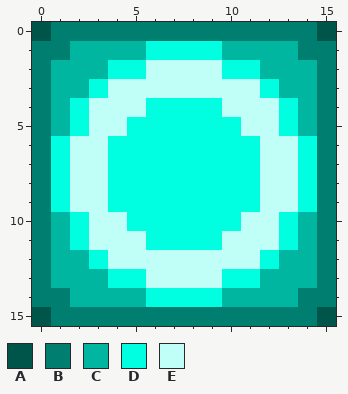
Two versions of one pixel-art sprite, data/new_block4.png. Above is the file before it was changed.
The file is 16x16 pixels.
Palette (. is transparent): A #00554b  B #007f70  C #00b6a1  D #00ffe1  E #c0fff8
Pixels before, first column x 0:
 0 ABBBBBBBBBBBBBBA
 1 BBCCCCDDDDCCCCBB
 2 BCCCDDEEEEDDCCCB
 3 BCCDEEEEEEEEDCCB
 4 BCDEEEDDDDEEEDCB
 5 BCDEEDDDDDDEEDCB
 6 BDEEDDDDDDDDEEDB
 7 BDEEDDDDDDDDEEDB
 8 BDEEDDDDDDDDEEDB
 9 BDEEDDDDDDDDEEDB
10 BCDEEDDDDDDEEDCB
11 BCDEEEDDDDEEEDCB
12 BCCDEEEEEEEEDCCB
13 BCCCDDEEEEDDCCCB
14 BBCCCCDDDDCCCCBB
15 ABBBBBBBBBBBBBBA
And afterwards:
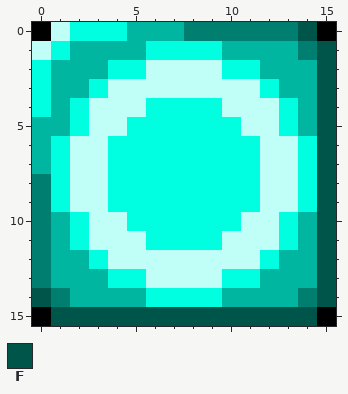
Colours new in this view: F #00554b
What changed:
colour A: #00554b -> #000000
y 0: x 1..7 BBBBBBB -> EDDDCCC; x 14 B -> F
y 1: x 0..1 BB -> ED; x 15 B -> F
y 2..4: x 0 B -> D; x 15 B -> F
y 5..7: x 0 B -> C; x 15 B -> F
y 8..13: x 15 B -> F
y 14: x 0 B -> F; x 15 B -> F
y 15: x 1..14 BBBBBBBBBBBBBB -> FFFFFFFFFFFFFF
Boxes around the changes in both pictures, in picture pixels (x1, y1, x2, y2):
changed: (32, 22, 336, 326)
